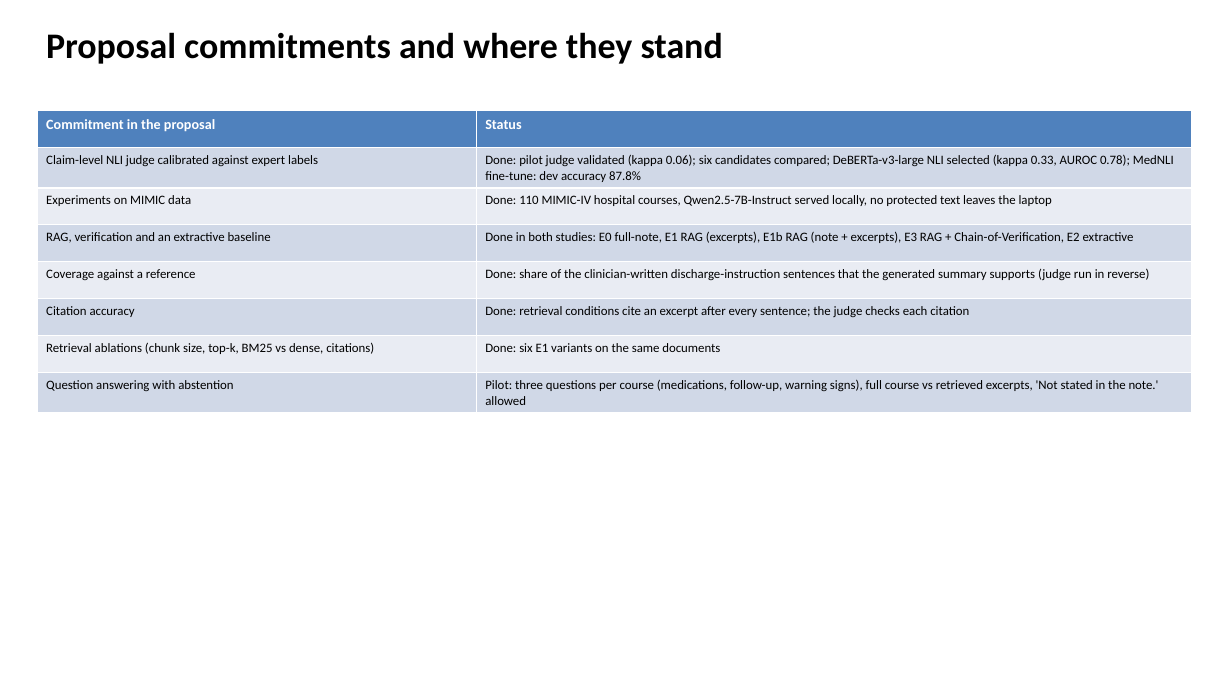
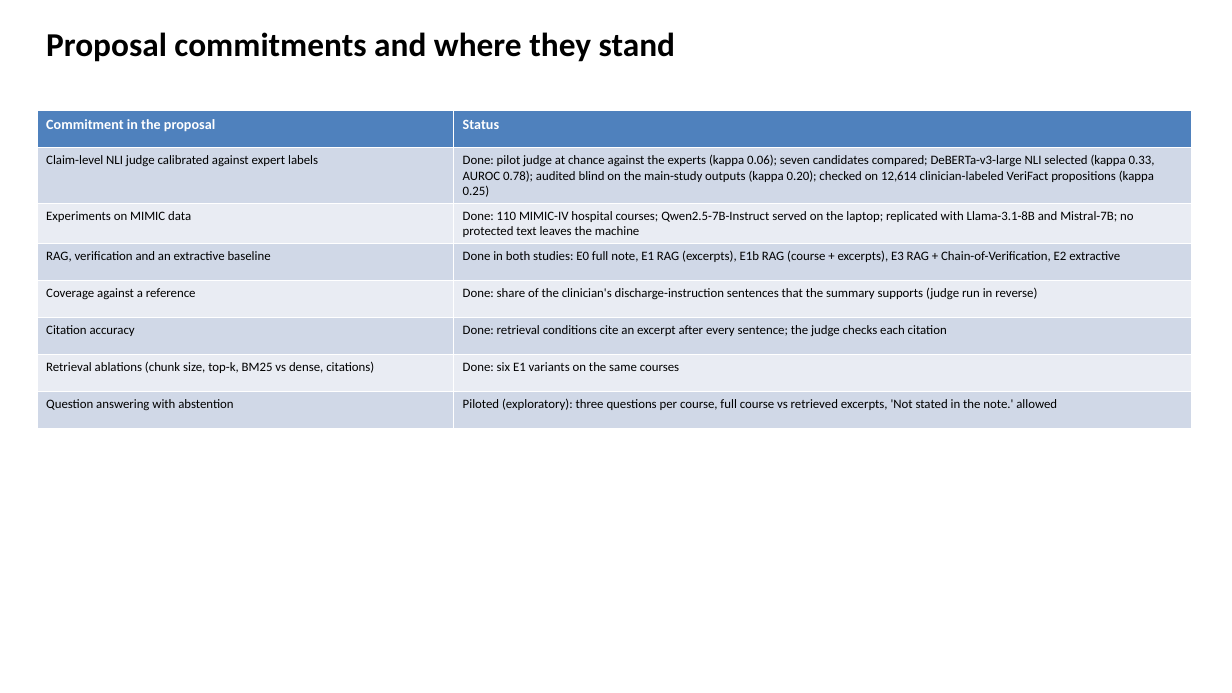
Before and after one commit to slay-a/medical-hallucination-eval, a slide deck: slide 3 of deliverables/Progress_Slides_Fall2026.pptx. Drawn at 1232x693 pixels with LibreOffice and Linux fonts; fonts in the diff are those of the drawing. Boxes give left, top, right and bottom in pixels: in the first picture for what was removed or moved away, otherwise in the second. Text is boxed around its words. In the diff, an @@ line names an element or a change of style, - is before the commit and + after.

```diff
--- a/deliverables/Progress_Slides_Fall2026.pptx
+++ b/deliverables/Progress_Slides_Fall2026.pptx
@@ text "Proposal commitments and where they ..." at <box>46,32,675,62</box>: size 28 to 26 pt @@
@@ table at <box>37,111,1192,414</box> @@
-row 2, column 2: Done: pilot judge validated (kappa 0.06); six candidates compared; DeBERTa-v3-large NLI selected (kappa 0.33, AUROC 0.78); MedNLI fine-tune: dev accuracy 87.8%
+row 2, column 2: Done: pilot judge at chance against the experts (kappa 0.06); seven candidates compared; DeBERTa-v3-large NLI selected (kappa 0.33, AUROC 0.78); audited blind on the main-study outputs (kappa 0.20); checked on 12,614 clinician-labeled VeriFact propositions (kappa 0.25)
-row 3, column 2: Done: 110 MIMIC-IV hospital courses, Qwen2.5-7B-Instruct served locally, no protected text leaves the laptop
+row 3, column 2: Done: 110 MIMIC-IV hospital courses; Qwen2.5-7B-Instruct served on the laptop; replicated with Llama-3.1-8B and Mistral-7B; no protected text leaves the machine
-row 4, column 2: Done in both studies: E0 full-note, E1 RAG (excerpts), E1b RAG (note + excerpts), E3 RAG + Chain-of-Verification, E2 extractive
+row 4, column 2: Done in both studies: E0 full note, E1 RAG (excerpts), E1b RAG (course + excerpts), E3 RAG + Chain-of-Verification, E2 extractive
-row 5, column 2: Done: share of the clinician-written discharge-instruction sentences that the generated summary supports (judge run in reverse)
+row 5, column 2: Done: share of the clinician's discharge-instruction sentences that the summary supports (judge run in reverse)
-row 7, column 2: Done: six E1 variants on the same documents
+row 7, column 2: Done: six E1 variants on the same courses
-row 8, column 2: Pilot: three questions per course (medications, follow-up, warning signs), full course vs retrieved excerpts, 'Not stated in the note.' allowed
+row 8, column 2: Piloted (exploratory): three questions per course, full course vs retrieved excerpts, 'Not stated in the note.' allowed
```
Also in this commit, not shown: 19 other slides changed, 3 slides added, 4 other files.
